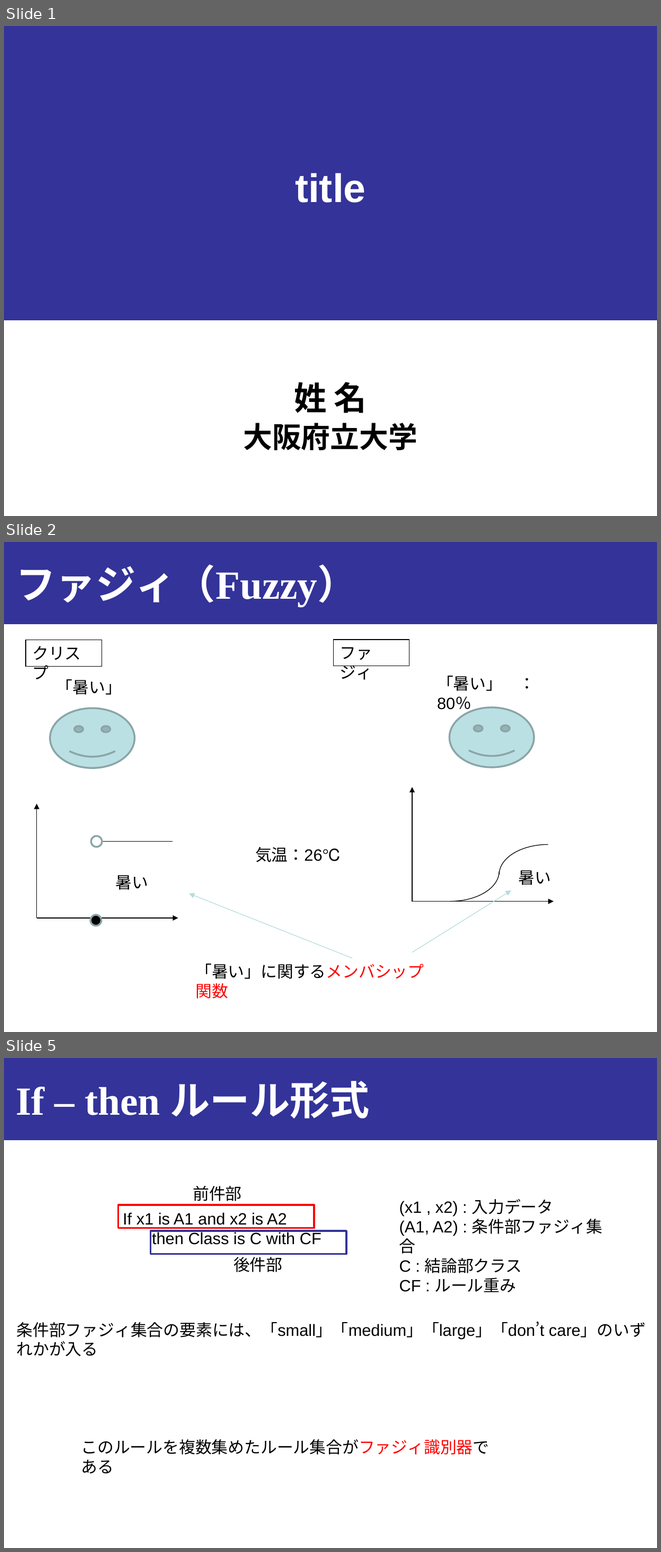
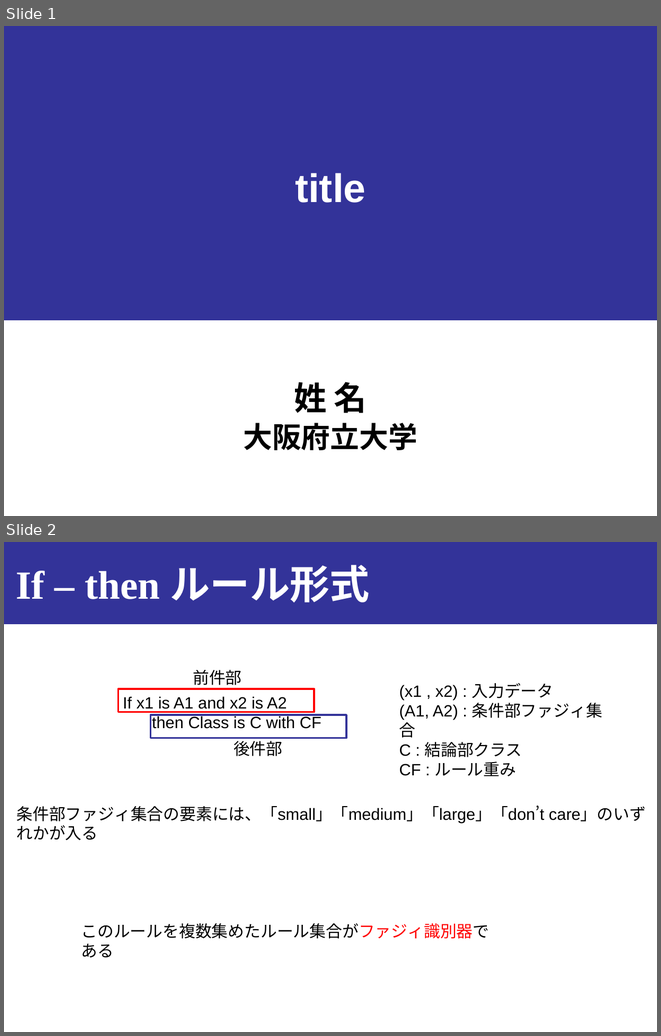
Before and after one commit to onikUone/Junior_slides, a slide deck: Junior_下書き.pptx. Shown one above the other, each under a label of ours: slides 1, 2 and 5 before the commit, slides 1 and 2 after it; the slides between them are not shown. The pictures are 661x1552 and 661x1036 pixels, drawn with LibreOffice and Linux fonts; fonts in the diff are those of the drawing. Boxes give left, top, right and bottom in pixels: in the first picture for what was removed or moved away, otherwise in the second. Text is boxed around its words. In the diff, an @@ line names an element or a change of style, - is before the commit and + after.

```diff
--- a/Junior_下書き.pptx
+++ b/Junior_下書き.pptx
@@ slide 2 removed at bbox=[4, 542, 657, 1032], background #FFFFFF; not listed: 1 template element that a slide beside it also shows @@
@@ title removed at bbox=[16, 564, 358, 608] @@
-ファジィ（Fuzzy）
@@ rectangle removed at bbox=[26, 640, 102, 666] @@
-クリスプ
@@ rectangle removed at bbox=[333, 640, 409, 665] @@
-ファジィ
@@ text removed at bbox=[56, 679, 122, 695] @@
-「暑い」
@@ text removed at bbox=[437, 676, 502, 712] @@
-「暑い」 ： 80％
@@ smiley face removed at bbox=[50, 708, 134, 768] @@
@@ smiley face removed at bbox=[449, 707, 534, 767] @@
@@ arrow removed from (412, 901) to (412, 787) @@
@@ arrow removed from (37, 917) to (37, 803) @@
@@ line removed from (91, 841) to (173, 841) @@
@@ ellipse removed at bbox=[91, 836, 102, 847] @@
@@ arc (boxed as its full ellipse) removed at bbox=[401, 841, 499, 901] @@
@@ text removed at bbox=[255, 847, 342, 862] @@
-気温：26℃
@@ arc (boxed as its full ellipse) removed at bbox=[499, 844, 597, 905] @@
@@ text removed at bbox=[116, 875, 149, 890] @@
-暑い
@@ text removed at bbox=[518, 870, 551, 885] @@
-暑い
@@ arrow removed from (412, 952) to (511, 890) @@
@@ arrow removed from (352, 958) to (189, 893) @@
@@ arrow removed from (412, 901) to (554, 901) @@
@@ arrow removed from (37, 917) to (178, 917) @@
@@ ellipse removed at bbox=[90, 915, 102, 926] @@
@@ text removed at bbox=[195, 963, 424, 998] @@
-「暑い」に関するメンバシップ関数
@@ what was slide 5 is now slide 2 @@
```
Also in this commit, not shown: 1 slide added, 2 other slides removed, 5 other files.
